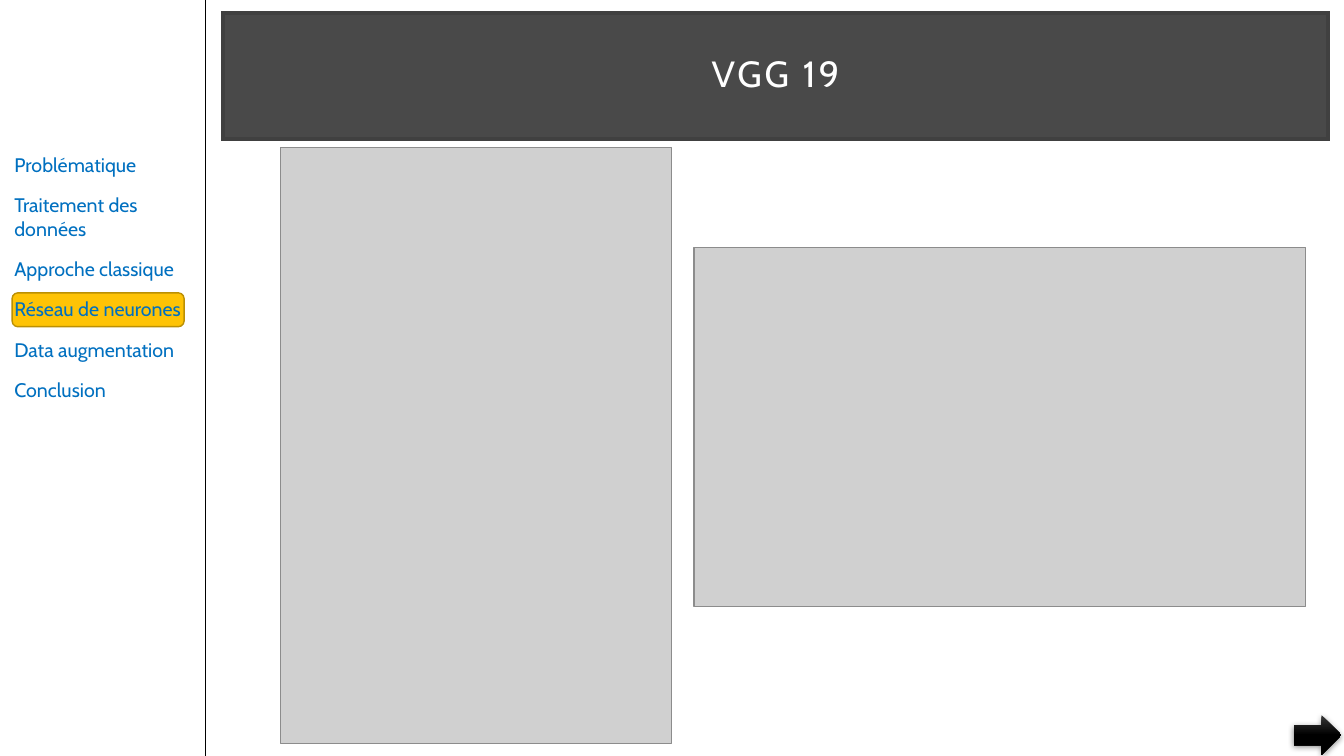
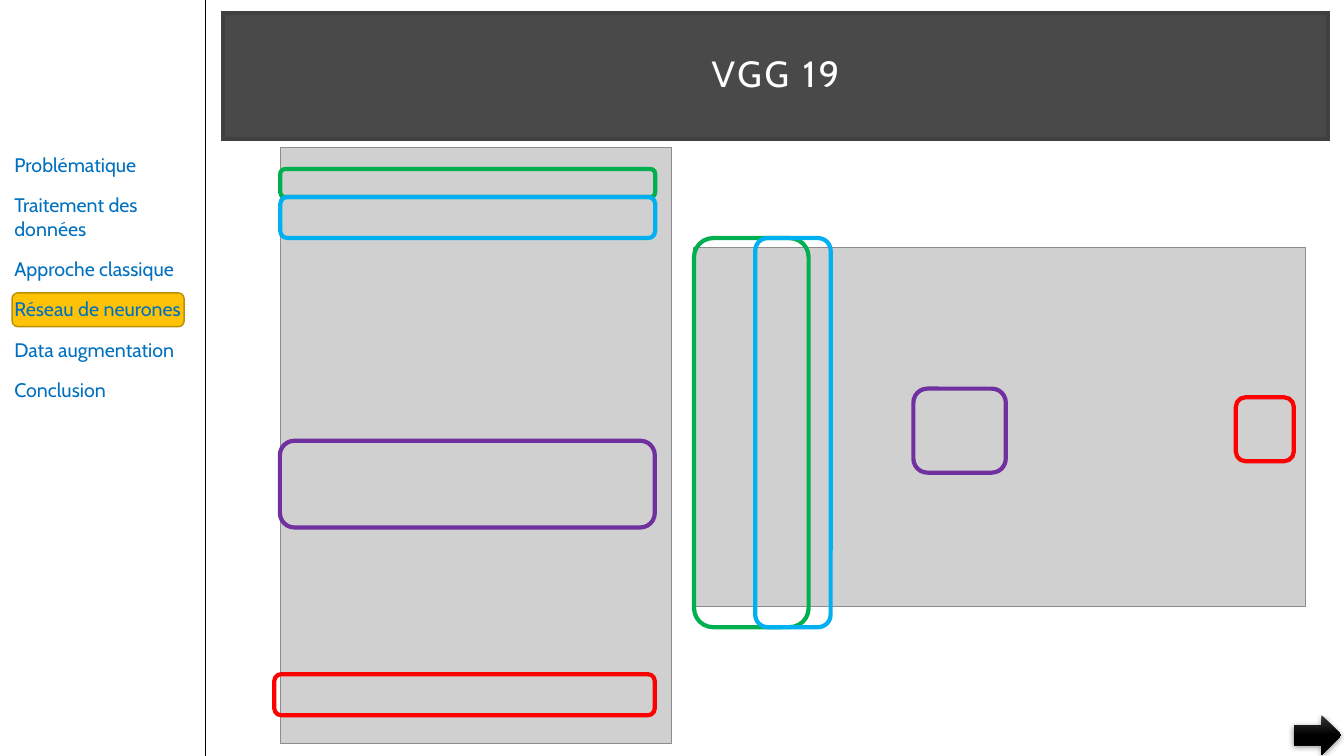
Before and after one commit to pfroide/python, a slide deck: slide 27 of Projet_7/p7.pptx. Drawn at 1344x756 pixels with LibreOffice and Linux fonts; fonts in the diff are those of the drawing; grey boxes stand for pictures. Boxes give left, top, right and bottom in pixels: in the first picture for what was removed or moved away, otherwise in the second. Text is boxed around its words. In the diff, an @@ line names an element or a change of style, - is before the commit and + after.

Commit message:
v2

```diff
--- a/Projet_7/p7.pptx
+++ b/Projet_7/p7.pptx
@@ rounded rectangle added at bbox=[280, 169, 655, 198], outline #00B050 3 pt @@
@@ rounded rectangle added at bbox=[281, 197, 656, 238], outline #00B0F0 3 pt @@
@@ rounded rectangle added at bbox=[694, 238, 809, 627], outline #00B050 3 pt @@
@@ rounded rectangle added at bbox=[756, 238, 831, 628], outline #00B0F0 3 pt @@
@@ rounded rectangle added at bbox=[913, 389, 1006, 472], outline #7030A0 3 pt @@
@@ rounded rectangle added at bbox=[1236, 398, 1294, 461], outline #FF0000 3 pt @@
@@ rounded rectangle added at bbox=[280, 441, 655, 527], outline #7030A0 3 pt @@
@@ rounded rectangle added at bbox=[274, 675, 655, 716], outline #FF0000 3 pt @@
```
Also in this commit, not shown: 1 other slide changed, 1 slide added, 1 slide removed.
